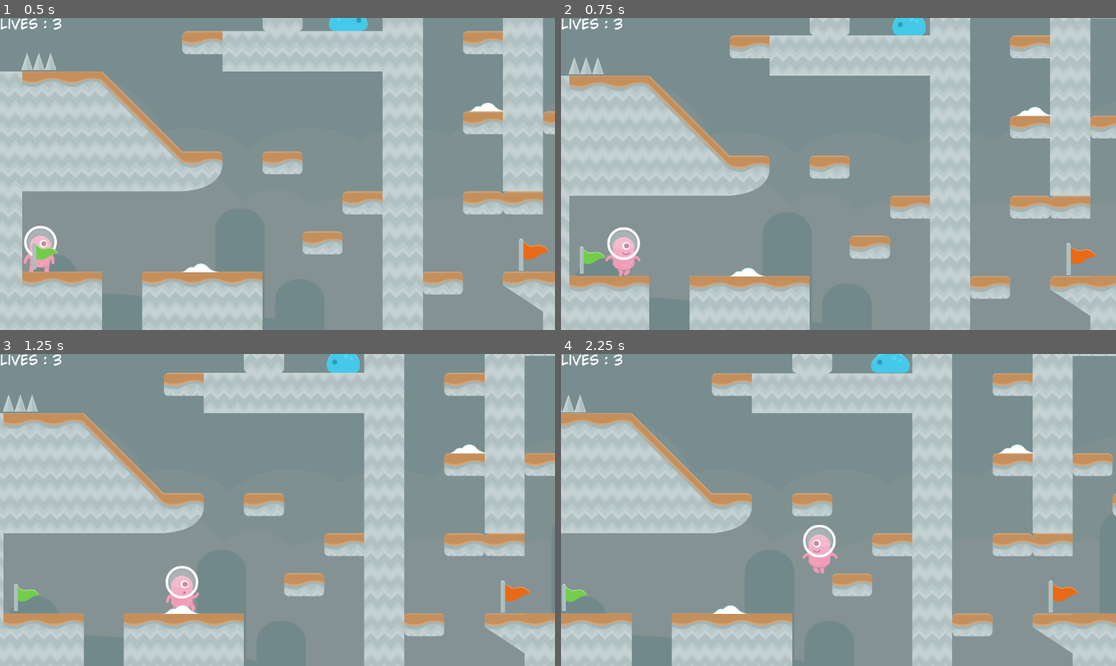
Above: before the commit, frames 1-4 (two rows, left to right).
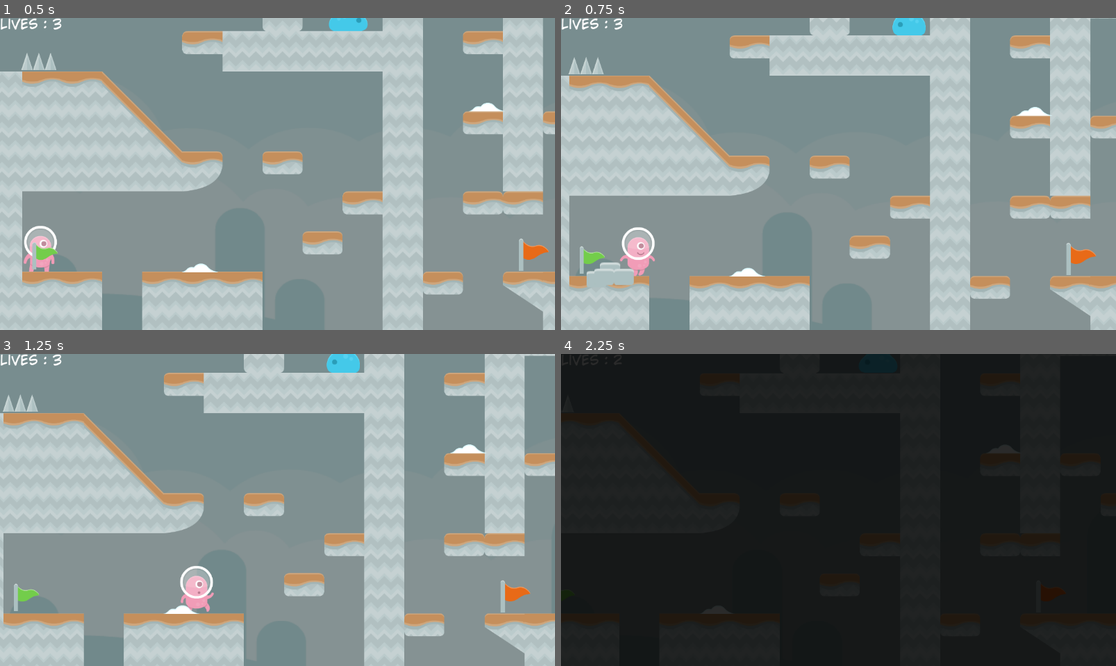
Above: after the commit, the same moments.

Repository: Faridhsbi/tutorial-4-gamedev
Game: Godot game, scene res://scenes/Level2.tscn
The game is run twice, just before and just after one commit, with the same random seed, the same clock (stepped at 60 frames per second) and the same inputs. This scene is started directly instead of the project's main scene.
Inputs:
- Up to frame 1 (0.5 s): no input
- Up to frame 2 (0.75 s): hold Right (right) from 0.53 s (still down)
- Up to frame 3 (1.25 s): keep holding Right (right); tap Space (jump) at 0.77 s
- Up to frame 4 (2.25 s): tap Space (jump) at 1.52 s; release Right (right) at 2.03 s; hold A (left) from 2.03 s (still down)

Frame 1 is identical in both runs. In frame 2, 1.4% of the frame differs, in the area x 4-17%, y 67-87%; in frame 3, 0.9%; in frame 4, 100%, in the area x 0-100%, y 0-100%.

Commit message:
init tutorial 8

Diff:
--- a/scenes/Player.gd
+++ b/scenes/Player.gd
@@ -1,29 +1,36 @@
 extends CharacterBody2D
 
-@export var speed: int = 400
+var ACCELERATION = 400.0
+var DECELERATION = 400.0
+
+@export var speed: float = 400.0
 @export var gravity: int = 1200
 @export var jump_speed: int = -400
-@export var acceleration: int = 3000
-@export var friction: int = 3000
 
-func get_input(delta):
-	var direction = 0
-	if Input.is_action_pressed("right"):
-		direction += 1
-	if Input.is_action_pressed("left"):
-		direction -= 1
+@onready var particle = $GPUParticles2D
 
+func get_input():
 	if is_on_floor() and Input.is_action_just_pressed("jump"):
 		velocity.y = jump_speed
+	if Input.is_action_pressed("right"):
+		$Sprite2D.flip_h = false
+		velocity.x = lerp(velocity.x, speed, ACCELERATION / speed)  ## naik perlahan (kanan)
+	elif Input.is_action_pressed("left"):
+		$Sprite2D.flip_h = true
+		velocity.x = lerp(velocity.x, -speed, ACCELERATION / speed)  ## naik perlahan (kiri)
+	else:
+		velocity.x = lerp(velocity.x, 0.0, DECELERATION / speed)  ## turun perlahan
 
-	if direction != 0:
-		velocity.x = move_toward(velocity.x, direction * speed, acceleration * delta)
+func set_particles():
+	if abs(velocity.x) == speed and is_on_floor():
+		particle.set_emitting(true)
 	else:
-		velocity.x = move_toward(velocity.x, 0, friction * delta)
+		particle.set_emitting(false)
 
 func _physics_process(delta):
 	velocity.y += delta * gravity
-	get_input(delta)
+	get_input()
+	set_particles()
 	move_and_slide()
 
 func _process(_delta):
--- a/scenes/Player.tscn
+++ b/scenes/Player.tscn
@@ -2,6 +2,7 @@
 
 [ext_resource type="Script" uid="uid://c30xig0377w2v" path="res://scenes/Player.gd" id="1_xsgpf"]
 [ext_resource type="Texture2D" uid="uid://dhsqj8dybb7fq" path="res://assets/kenney_platformerpack/Spritesheets/spritesheet_alien.png" id="2"]
+[ext_resource type="Texture2D" uid="uid://dk3b8oij0kb2v" path="res://assets/kenney_platformerpack/PNG/Particles/brickGrey.png" id="3_particle"]
 
 [sub_resource type="RectangleShape2D" id="1"]
 size = Vector2(52.924, 76.884)
@@ -61,6 +62,14 @@
 &"Walk": SubResource("4")
 }
 
+[sub_resource type="ParticleProcessMaterial" id="ParticleProcessMaterial_1"]
+emission_shape = 3
+emission_box_extents = Vector3(30, 1, 1)
+spread = 180.0
+initial_velocity_min = 50.0
+initial_velocity_max = 50.0
+gravity = Vector3(0, -100, 0)
+
 [node name="Player" type="CharacterBody2D" unique_id=1863055462]
 script = ExtResource("1_xsgpf")
 
@@ -85,3 +94,10 @@
 limit_smoothed = true
 position_smoothing_enabled = true
 rotation_smoothing_enabled = true
+
+[node name="GPUParticles2D" type="GPUParticles2D" parent="." unique_id=987654321]
+position = Vector2(0, 40)
+emitting = false
+texture = ExtResource("3_particle")
+lifetime = 0.5
+process_material = SubResource("ParticleProcessMaterial_1")
--- a/scenes/Snow.gd
+++ b/scenes/Snow.gd
@@ -2,10 +2,10 @@
 
 func _on_body_entered(body):
 	if body.name == "Player":
-		body.friction = 200
-		body.acceleration = 400
+		body.DECELERATION = 50.0
+		body.ACCELERATION = 100.0
 
 func _on_body_exited(body):
 	if body.name == "Player":
-		body.friction = 3000
-		body.acceleration = 3000
+		body.DECELERATION = 400.0
+		body.ACCELERATION = 400.0
--- a/scenes/Spawner.gd
+++ b/scenes/Spawner.gd
@@ -16,5 +16,5 @@
 
 func repeat():
 	spawn()
-	await get_tree().create_timer(0.5, false).timeout
+	await get_tree().create_timer(3.0, false).timeout
 	repeat()
Not shown, changed: README.md
